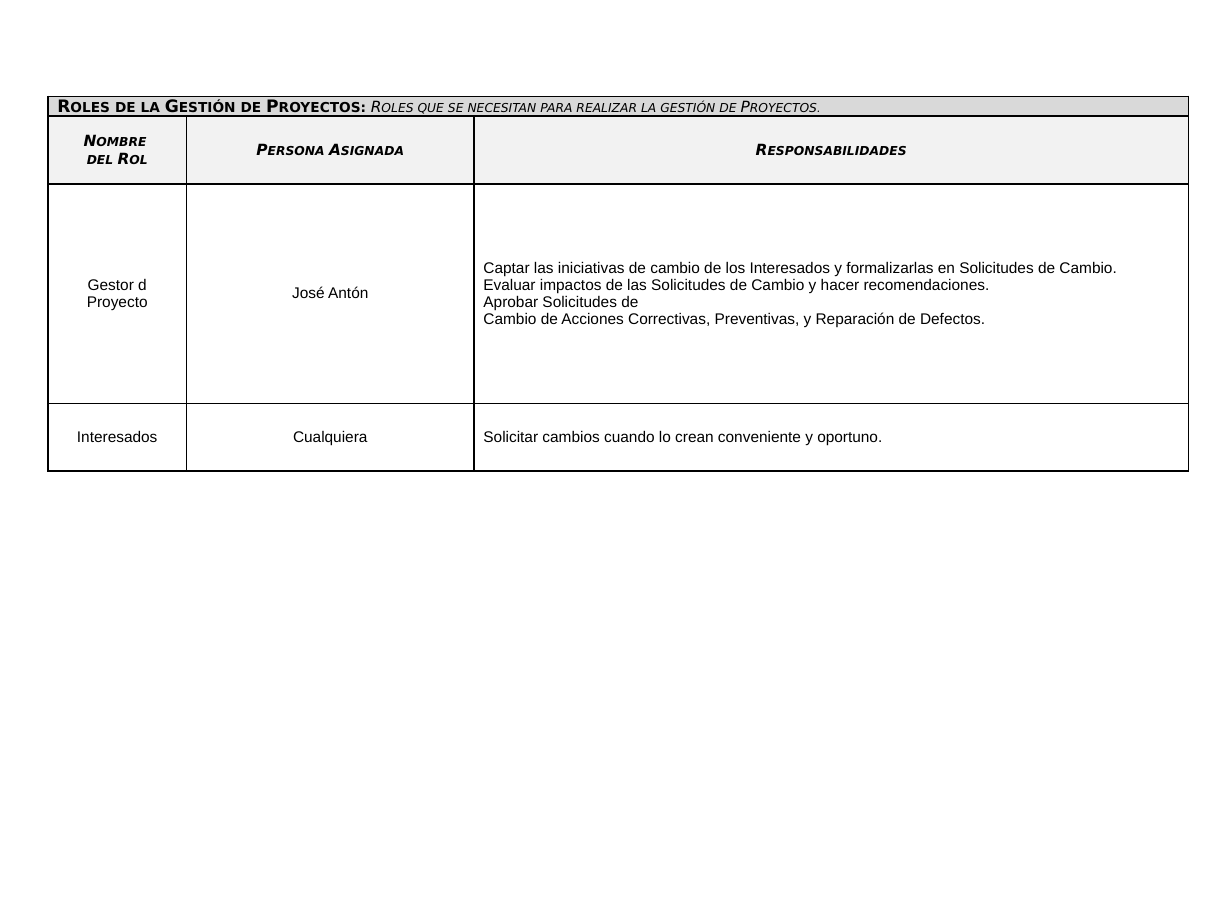
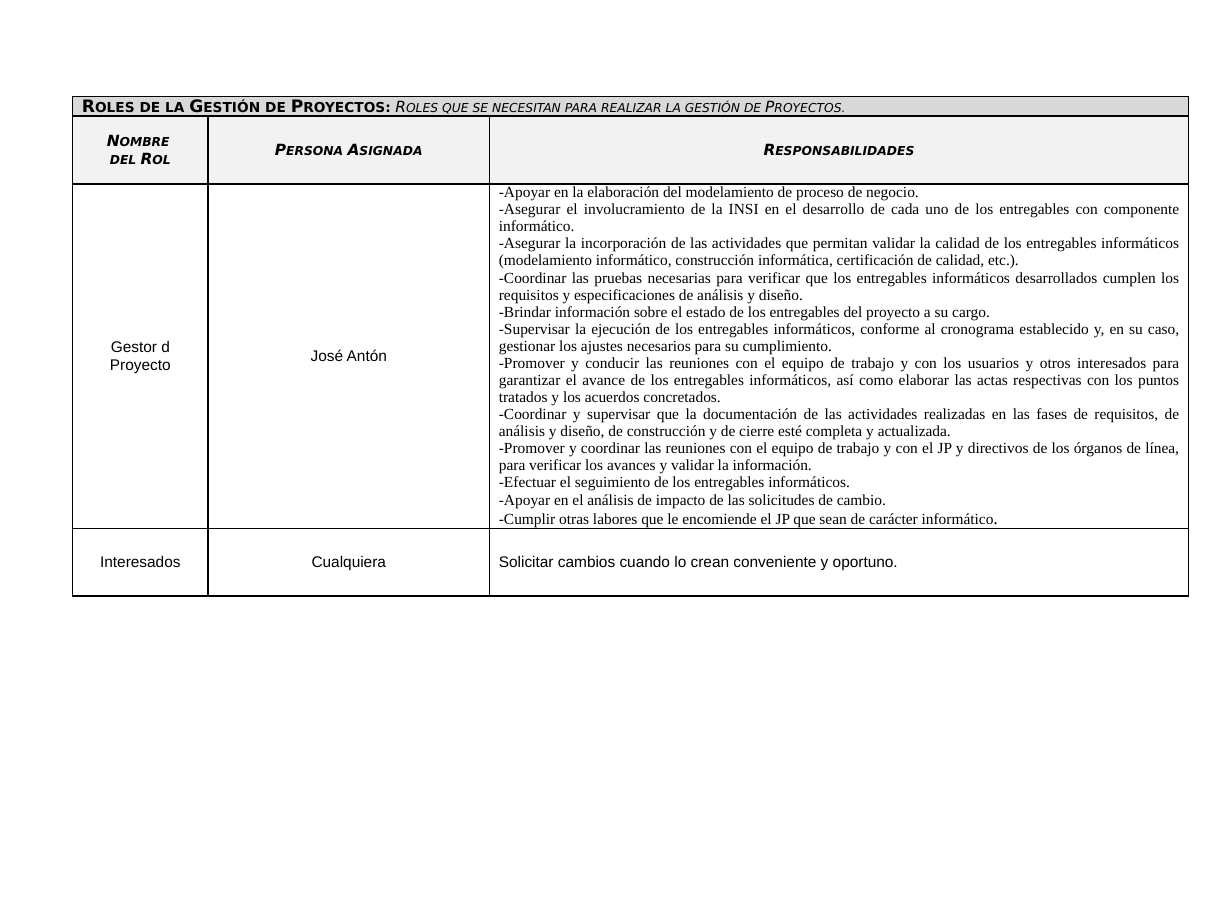
Before and after one commit to jantonnapa/managen, a slide deck: slide 3 of Estructura Organizacional - P1.pptx. Drawn at 1232x924 pixels with LibreOffice and Linux fonts; fonts in the diff are those of the drawing. Boxes give left, top, right and bottom in pixels: in the first picture for what was removed or moved away, otherwise in the second. Text is boxed around its words. In the diff, an @@ line names an element or a change of style, - is before the commit and + after.

```diff
--- a/Estructura Organizacional - P1.pptx
+++ b/Estructura Organizacional - P1.pptx
@@ table at box(73, 96, 1189, 625) @@
-row 3, column 3: Captar las iniciativas de cambio de los Interesados y formalizarlas en Solicitudes de Cambio. / Evaluar impactos de las Solicitudes de Cambio y hacer recomendaciones. / Aprobar Solicitudes de / Cambio de Acciones Correctivas, Preventivas, y Reparación de Defectos.
+row 3, column 3: -Apoyar en la elaboración del modelamiento de proceso de negocio. / -Asegurar el involucramiento de la INSI en el desarrollo de cada uno de los entregables con componente informático. / -Asegurar la incorporación de las actividades que permitan validar la calidad de los entregables informáticos (modelamiento informático, construcción informática, certificación de calidad, etc.). / -Coordinar las pruebas necesarias para verificar que los entregables informáticos desarrollados cumplen los requisitos y especificaciones de análisis y diseño. / -Brindar información sobre el estado de los entregables del proyecto a su cargo. / -Supervisar la ejecución de los entregables informáticos, conforme al cronograma establecido y, en su caso, gestionar los ajustes necesarios para su cumplimiento. / -Promover y conducir las reuniones con el equipo de trabajo y con los usuarios y otros interesados para garantizar el avance de los entregables informáticos, así como elaborar las actas respectivas con los puntos tratados y los acuerdos concretados. / -Coordinar y supervisar que la documentación de las actividades realizadas en las fases de requisitos, de análisis y diseño, de construcción y de cierre esté completa y actualizada. / -Promover y coordinar las reuniones con el equipo de trabajo y con el JP y directivos de los órganos de línea, para verificar los avances y validar la información. / -Efectuar el seguimiento de los entregables informáticos. / -Apoyar en el análisis de impacto de las solicitudes de cambio. / -Cumplir otras labores que le encomiende el JP que sean de carácter informático.
@@ table: place and size @@
-table at box(48, 96, 1189, 472)
+table at box(73, 96, 1189, 625)
```
Also in this commit, not shown: 2 other slides changed, 2 other files.
